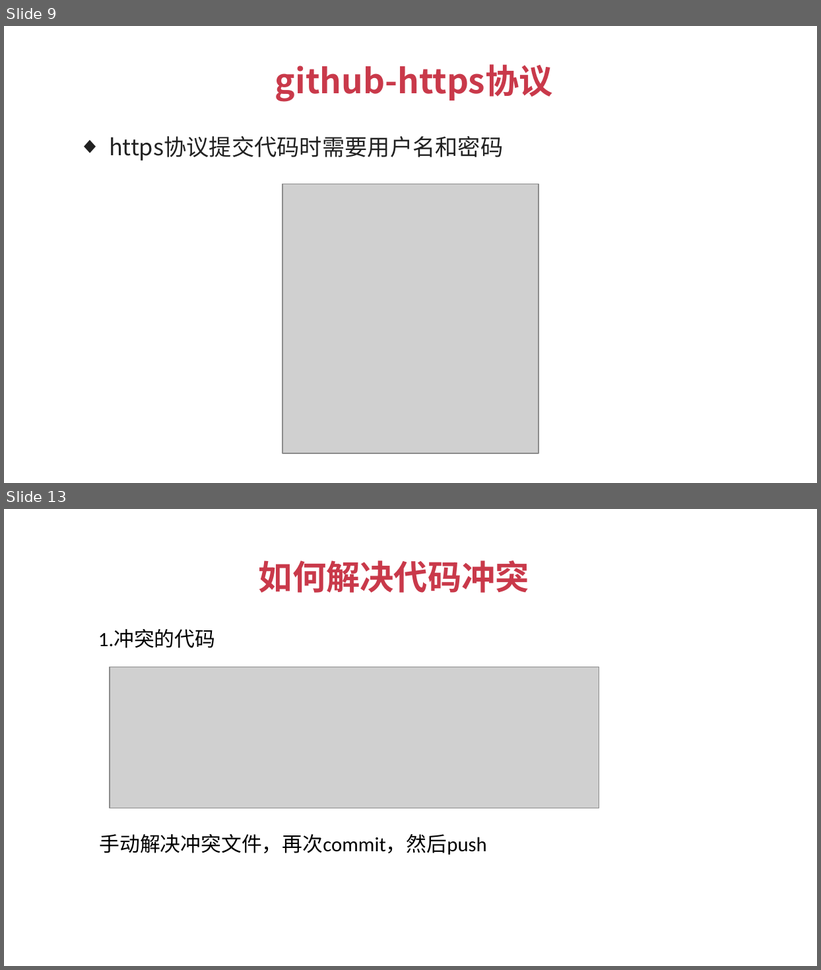
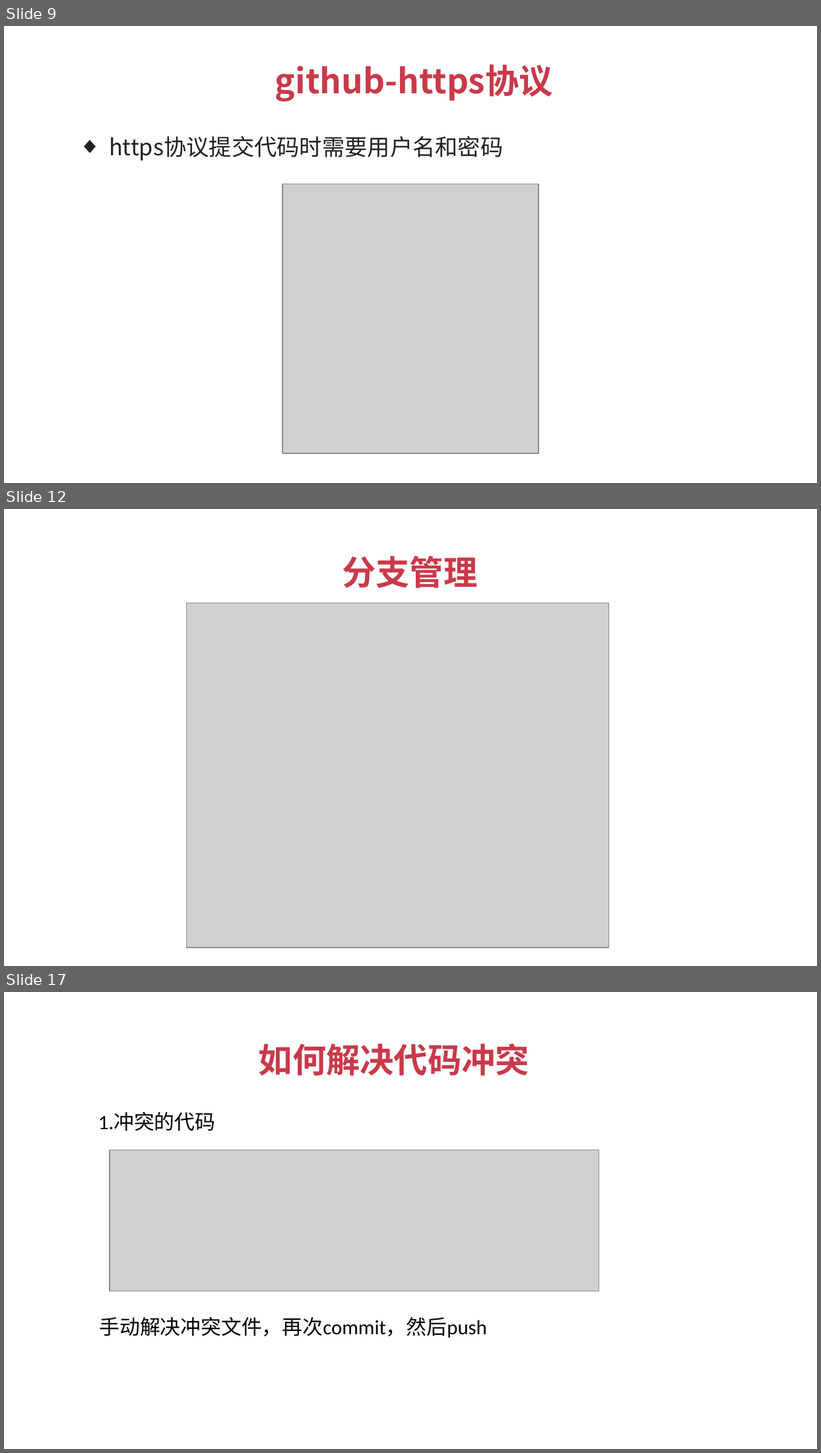
Before and after one commit to JSFFZL/Courseware-PPT, a slide deck: github.pptx. Shown one above the other, each under a label of ours: slides 9 and 13 before the commit, slides 9, 12 and 17 after it; the slides between them are not shown. The pictures are 821x970 and 821x1453 pixels, drawn with LibreOffice and Linux fonts; fonts in the diff are those of the drawing; grey boxes stand for pictures; background and template pictures are left out. Boxes give left, top, right and bottom in pixels: in the first picture for what was removed or moved away, otherwise in the second. Text is boxed around its words. In the diff, an @@ line names an element or a change of style, - is before the commit and + after.

```diff
--- a/github.pptx
+++ b/github.pptx
@@ slide 12 added at (4,509,817,966), background #FFFFFF @@
@@ text added at (342,556,477,588), 30 pt, text #C9394A, bold @@
+分支管理
@@ picture added at (186,603,609,948) @@
@@ what was slide 13 is now slide 17 @@
```
Also in this commit, not shown: 3 slides changed, 3 other slides added, 1 slide removed, 1 other file.
